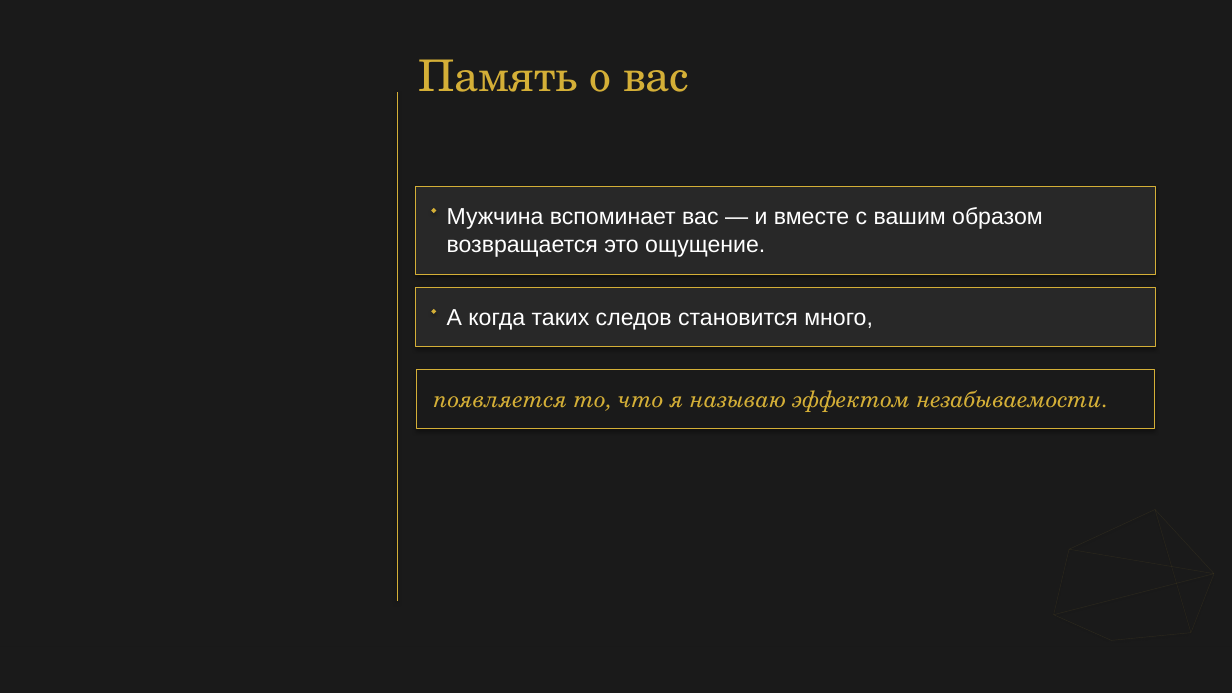
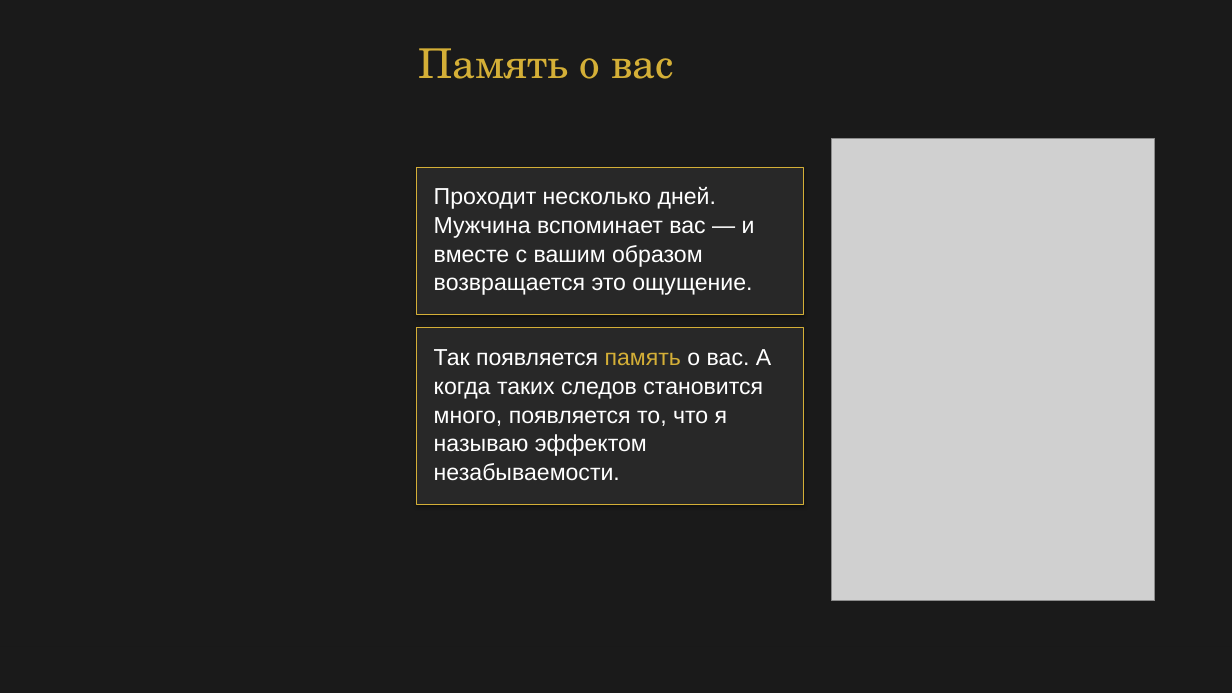
Before and after one commit to babylonofkommod-ai/-, a slide deck: slide 12 of Ваш Кристалл незабываемости.pptx (slide 9 before the commit). Drawn at 1232x693 pixels with LibreOffice and Linux fonts; fonts in the diff are those of the drawing; grey boxes stand for pictures. Boxes give left, top, right and bottom in pixels: in the first picture for what was removed or moved away, otherwise in the second. Text is boxed around its words. In the diff, an @@ line names an element or a change of style, - is before the commit and + after.

```diff
--- a/Ваш Кристалл незабываемости.pptx
+++ b/Ваш Кристалл незабываемости.pptx
@@ text "Память о вас": place and size @@
-text "Память о вас" at <box>418,59,689,92</box>
+text "Память о вас" at <box>418,48,674,79</box>
@@ text "Память о вас" at <box>418,48,674,79</box>: size 34 to 32 pt; line spacing 42.2pt to 39.7pt @@
@@ line removed from (397, 92) to (397, 601) @@
@@ picture added at <box>832,139,1155,601</box> @@
@@ rectangle: place and size @@
-rectangle at <box>416,186,1155,274</box>
+rectangle at <box>417,167,804,315</box>
@@ text "Проходит несколько дней.": place and size @@
-text "Проходит несколько дней." at <box>447,207,1043,257</box>
+text "Проходит несколько дней." at <box>434,187,755,295</box>
@@ diamond removed at <box>432,208,437,213</box> @@
@@ text at <box>434,187,755,267</box>: text changed @@
-Мужчина вспоминает вас — и вместе с вашим образом
+Проходит несколько дней.
+Мужчина вспоминает вас — и
+вместе с вашим образом
@@ rectangle removed at <box>416,287,1155,347</box> @@
@@ rectangle added at <box>417,328,804,505</box>, fill #282828, outline #D4AF37 0.5 pt @@
@@ diamond removed at <box>432,309,437,314</box> @@
@@ text removed at <box>447,309,873,330</box> @@
-А когда таких следов становится много,
@@ text at <box>434,349,771,481</box>: text changed; font TeX Gyre Schola to Arial; text colour #D4AF37 to #FFFFFF; italic off @@
-появляется то, что я называю эффектом незабываемости.
+Так появляется память о вас. А
+когда таких следов становится
+много, появляется то, что я
+называю эффектом
+незабываемости.
@@ rectangle removed at <box>417,370,1155,429</box> @@
@@ line removed from (1069, 549) to (1155, 509) @@
@@ line removed from (1155, 509) to (1214, 574) @@
@@ line removed from (1155, 509) to (1191, 633) @@
@@ line removed from (1054, 615) to (1069, 549) @@
@@ line removed from (1069, 549) to (1214, 574) @@
@@ line removed from (1214, 574) to (1054, 615) @@
```
Also in this commit, not shown: 12 other slides changed, 9 slides added, 3 slides removed, 9 other files.
